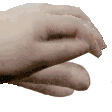
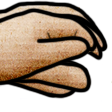
Comparing the layer stacks of the two 112×112 images. Changes:
added layer "Layer 5" in group "_a_F5,30" over [0, 7, 98, 86]
added layer "Layer 6 copy 4" (hard light) in group "_a_F5,30" over [0, 0, 112, 99]
added layer "Layer 4" in group "_a_F4,30" over [0, 11, 104, 94]
added layer "Layer 6 copy 3" (hard light) in group "_a_F4,30" over [0, 0, 112, 99]
added layer "Layer 3" in group "_a_F3,30" over [0, 15, 108, 99]
added layer "Layer 6 copy 2" (hard light) in group "_a_F3,30" over [0, 0, 112, 99]
added layer "Layer 2" in group "_a_F2,30" over [0, 13, 108, 85]
added layer "Layer 6 copy" (hard light) in group "_a_F2,30" over [0, 0, 112, 99]
added layer "Layer 1" in group "_a_F1,30" over [0, 0, 101, 73]
added layer "Layer 6" (hard light) in group "_a_F1,30" over [0, 0, 112, 99]
